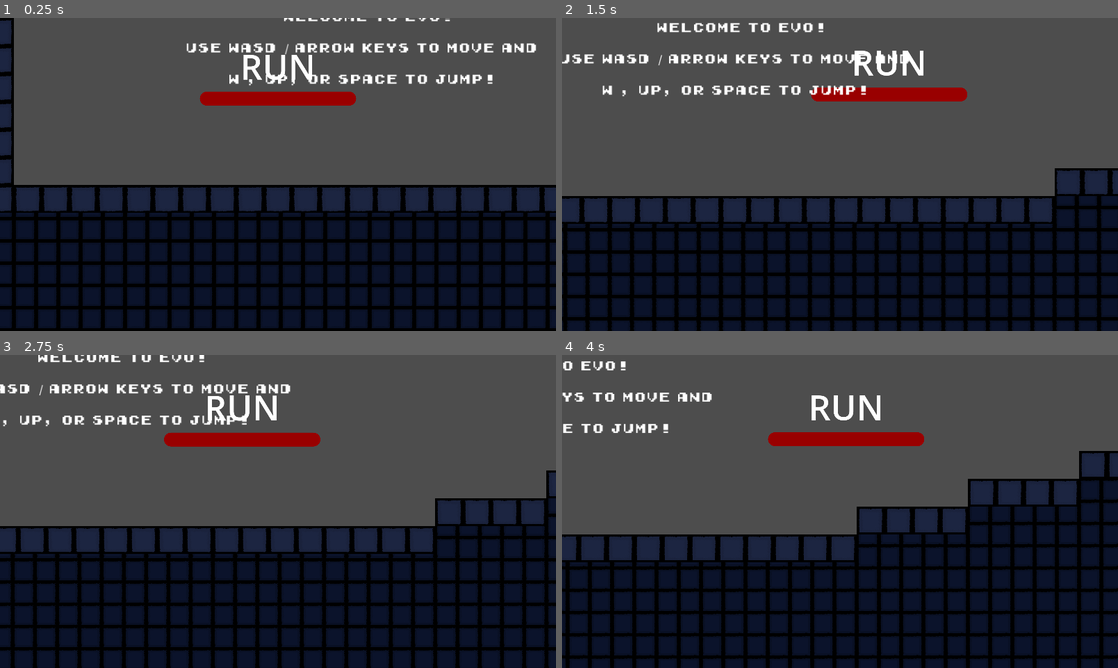
Above: before the commit, frames 1-4 (two rows, left to right).
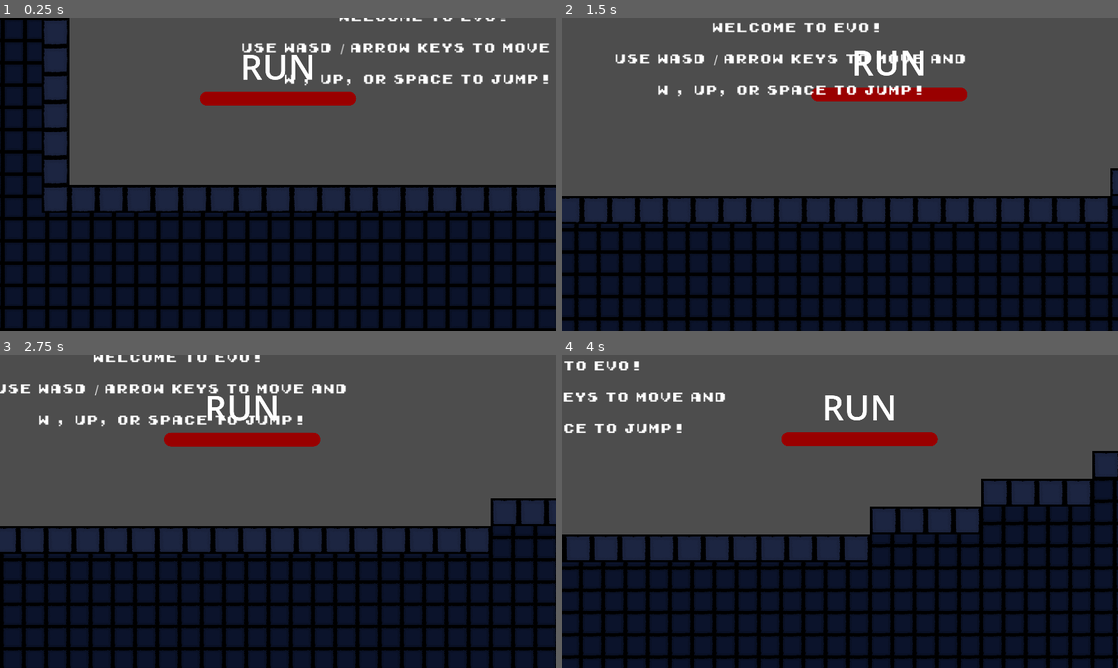
Above: after the commit, the same moments.

Repository: alexeiMikhail/evo
Game: Godot game, scene res://level_1.tscn
Two runs of this game, one before a commit and one after it. Both use one fixed random seed, a clock stepped at 60 frames per second and the inputs below.
Inputs:
- Up to frame 1 (0.25 s): no input
- Up to frame 2 (1.5 s): tap Space at 0.5, 1.25 s; hold Right (move_right) from 0.53 s (still down); tap Shift (dash) at 0.6, 1.35 s; tap Up (jump) at 0.77 s
- Up to frame 3 (2.75 s): tap Up (jump) at 1.52 s; tap Space at 2 s; release Right (move_right) at 2.03 s; hold Left (move_left) from 2.03 s (still down); tap Shift (dash) at 2.1 s
- Up to frame 4 (4 s): tap Space at 2.75, 3.5 s; release Left (move_left) at 2.78 s; hold Right (move_right) from 2.78 s (still down); tap Shift (dash) at 2.85, 3.6 s; tap Up (jump) at 3.02, 3.77 s

The runs differ from the first frame. In frame 1, 21% of the frame differs, in the area x 0-99%, y 0-100%; in frame 2, 15%; in frame 3, 15%; in frame 4, 18%.

Commit message:
Implement looping OST

Diff:
--- a/level_1.tscn
+++ b/level_1.tscn
@@ -116,7 +116,7 @@
 position = Vector2(546, 210)
 
 [node name="Alien" parent="." node_paths=PackedStringArray("starting_location") instance=ExtResource("1_qmwnj")]
-position = Vector2(352, 360)
+position = Vector2(224, 360)
 starting_location = NodePath("../StartingLocation")
 
 [node name="Camera2D" type="Camera2D" parent="Alien"]
@@ -132,7 +132,6 @@
 layer_0/tile_data = PackedInt32Array(393217, 65536, 0, 393218, 65536, 0, 393219, 65536, 0, 393220, 65536, 0, 393216, 65 …(49881 unchanged characters)…
 
 [node name="Water" parent="." instance=ExtResource("3_fwl85")]
-visible = false
 
 [node name="CollisionShape2D" type="CollisionShape2D" parent="Water"]
 visible = false
--- a/scene_controller.gd
+++ b/scene_controller.gd
@@ -8,6 +8,7 @@
 
 func _ready():
 	$AnimationPlayer/ColorRect.color.a = 0
+
 
 func _restart():
 	animation_player.play("fade_in")
--- a/scene_controller.tscn
+++ b/scene_controller.tscn
@@ -1,7 +1,8 @@
-[gd_scene load_steps=7 format=3 uid="uid://bkviwcapqc7hs"]
+[gd_scene load_steps=8 format=3 uid="uid://bkviwcapqc7hs"]
 
 [ext_resource type="Script" path="res://scene_controller.gd" id="1_aygul"]
 [ext_resource type="PackedScene" uid="uid://dwh0d3mhm6545" path="res://level_1.tscn" id="1_mcjrh"]
+[ext_resource type="AudioStream" uid="uid://brcaobds8ifhr" path="res://assets/ost.ogg" id="3_nt1rh"]
 
 [sub_resource type="Animation" id="Animation_jqyn5"]
 length = 0.001
@@ -72,4 +73,10 @@
 color = Color(0, 0, 0, 1)
 metadata/_edit_use_anchors_ = true
 
+[node name="AudioStreamPlayer" type="AudioStreamPlayer" parent="."]
+stream = ExtResource("3_nt1rh")
+volume_db = -20.0
+autoplay = true
+parameters/looping = true
+
 [connection signal="animation_finished" from="AnimationPlayer" to="." method="_on_animation_player_animation_finished"]
--- a/test_room.tscn
+++ b/test_room.tscn
@@ -22,6 +22,11 @@
 [node name="Alien" parent="." instance=ExtResource("2_mq15a")]
 position = Vector2(128, 152)
 
+[node name="Camera2D" type="Camera2D" parent="Alien"]
+position = Vector2(0.000244141, -2.49994)
+scale = Vector2(2.5, 2.5)
+zoom = Vector2(0.5, 0.5)
+
 [node name="test_button" type="Button" parent="."]
 offset_left = 184.0
 offset_top = -256.0
@@ -29,10 +34,6 @@
 offset_bottom = -225.0
 scale = Vector2(10.1053, 9.87037)
 text = "Change form"
-
-[node name="Camera2D" type="Camera2D" parent="."]
-position = Vector2(1184, 400)
-zoom = Vector2(0.5, 0.5)
 
 [node name="StaticBody2D" type="StaticBody2D" parent="."]
 
Not shown, added: assets/ost.ogg.import
Not shown, added: assets/ost.ogg
